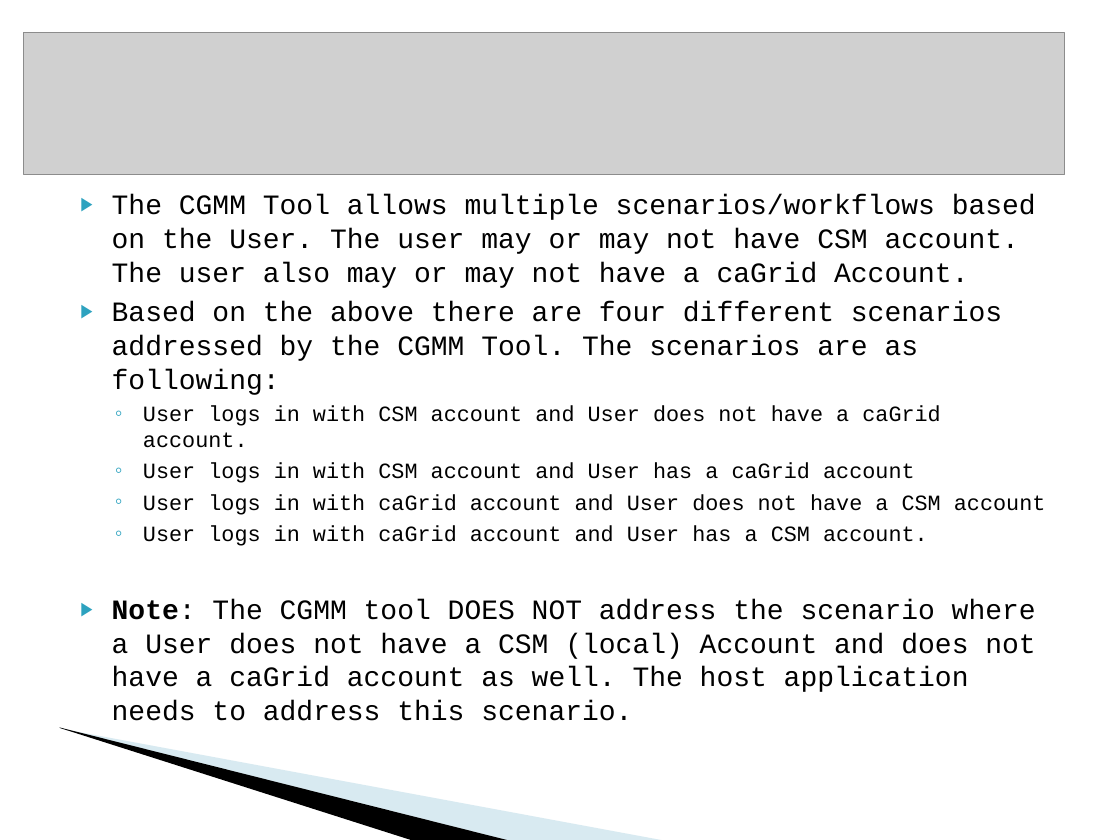
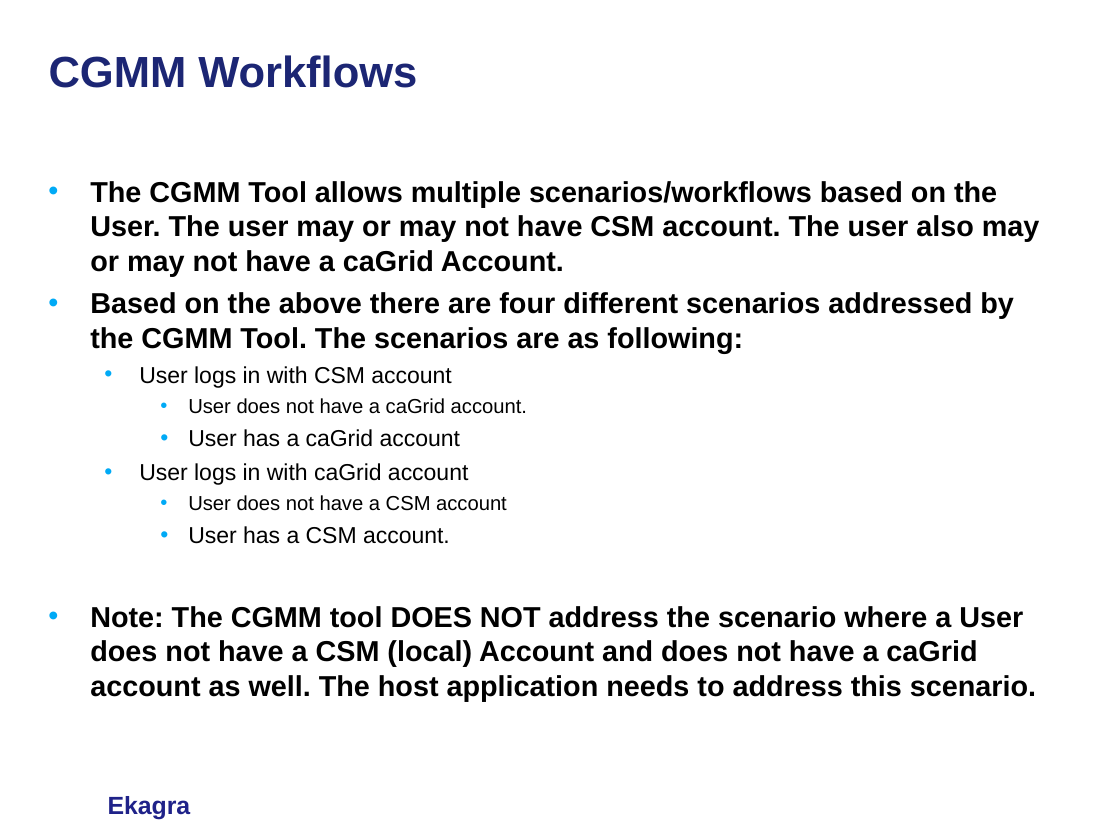
Before and after one commit to CBIIT/common-security-module-docs, a slide deck: slide 7 of CSM v4.1/Development/Design/CSM GAARDS Migration Module Presentation caGrid Users List 10-18-2008.ppt (slide 8 before the commit). Drawn at 1120x840 pixels with LibreOffice and Linux fonts; fonts in the diff are those of the drawing; grey boxes stand for pictures; background and template pictures are left out. Boxes give left, top, right and bottom in pixels: in the first picture for what was removed or moved away, otherwise in the second. Text is boxed around its words. In the diff, an @@ line names an element or a change of style, - is before the commit and + after.

```diff
--- a/CSM v4.1/Development/Design/CSM GAARDS Migration Module Presentation caGrid Users List 10-18-2008.ppt
+++ b/CSM v4.1/Development/Design/CSM GAARDS Migration Module Presentation caGrid Users List 10-18-2008.ppt
@@ picture removed at <box>24,32,1064,175</box> @@
@@ title added at <box>49,55,417,88</box>, 28 pt, text #1C2674, bold @@
+CGMM Workflows
@@ text "The CGMM Tool allows multiple ...": place and size @@
-text "The CGMM Tool allows multiple ..." at <box>112,195,1046,721</box>
+text "The CGMM Tool allows multiple ..." at <box>90,181,1040,702</box>
@@ text at <box>90,181,1040,702</box>: size 18 to 18.5 pt, font Courier New to Arial, bold on in "The CGMM Tool allows multiple scenarios/workflows based ...", "Based on the above there are four ...", "Note: The CGMM tool DOES NOT address ..."; bullet ▶ to •; more space between paragraphs; bullet colour #2DA2BF to #00AAF6 @@
@@ text at <box>139,366,527,544</box>: text changed; size 14 to 14.8 pt; font Courier New to Arial @@
-  ◦ User logs in with CSM account and User does not have a caGrid account.
-  ◦ User logs in with CSM account and User has a caGrid account
-  ◦ User logs in with caGrid account and User does not have a CSM account
-  ◦ User logs in with caGrid account and User has a CSM account.
+  • User logs in with CSM account
+    • User does not have a caGrid account.
+    • User has a caGrid account
+  • User logs in with caGrid account
+    • User does not have a CSM account
+    • User has a CSM account.
@@ freeform shape removed at <box>59,727,512,840</box> @@
@@ freeform shape removed at <box>62,728,666,840</box> @@
@@ text added at <box>108,796,191,820</box>, 16 pt, text #1F2289, bold @@
+Ekagra
```
Also in this commit, not shown: 7 other slides changed, 9 slides added, 14 slides removed.
